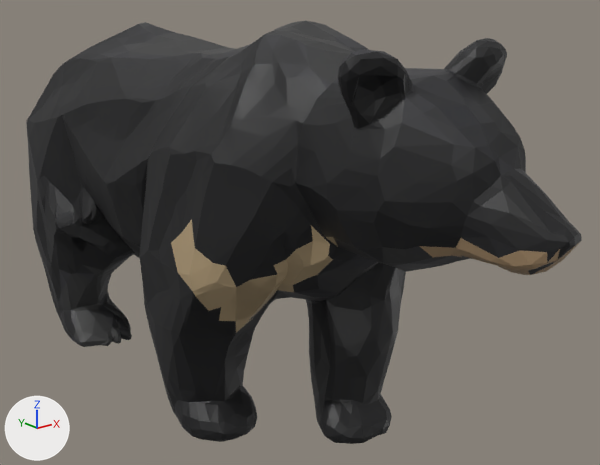
An edit to the glTF model src/assets/bears/tsuki.glb, drawn before and after from the same camera.
The view is the same before and after, from a 50 mm lens placed at (-1.93, -3.08, 1.79), pointed at (0.14, -0.49, 0.75). Lighting does not change. The marker at lower left points along +X, +Y and +Z. The older version comes first. Vertices at exactly the same position are counted once.

Script lines for the objects in view, before the commit:
```python
me_body = bpy.data.meshes.new('body')
me_body.from_pydata(...)  # 1942 vertices, 3751 faces; spans x -0.53..0.53, y -1.83..1.12, z 0.5..1.62
me_body.materials.append(mat_defaultmaterial)
me_legfr = bpy.data.meshes.new('legFR')
me_legfr.from_pydata(...)  # 293 vertices, 528 faces; spans x -0.215..0.265, y -0.243..0.447, z -0.828..-0.023
me_legfr.materials.append(mat_defaultmaterial_002)
me_leghl = bpy.data.meshes.new('legHL')
me_leghl.from_pydata(...)  # 559 vertices, 1011 faces; spans x -0.24..0.345, y -0.862..0.554, z -0.825..-0.012
me_leghl.materials.append(mat_defaultmaterial_003)
ob_body = bpy.data.objects.new('body', me_body)
ob_body.location = (0.0, 0.0, 0.0)
ob_legfr = bpy.data.objects.new('legFR', me_legfr)
ob_legfr.location = (0.192, -0.771, 0.828)
ob_leghl = bpy.data.objects.new('legHL', me_leghl)
ob_leghl.location = (-0.293, 0.473, 0.828)
# also in view: 'legFL' at (-0.24, -0.66, 0.39)
```
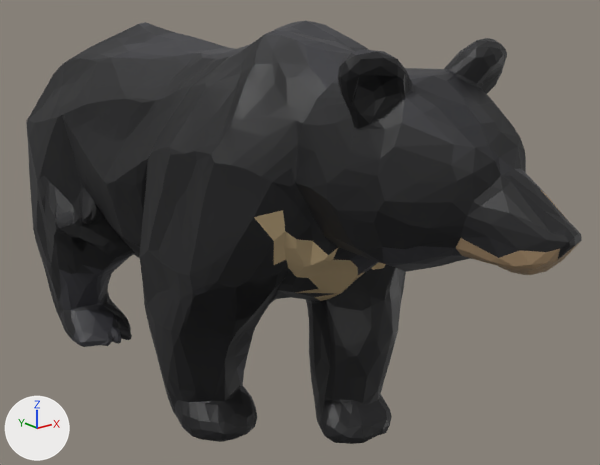
What differs and where, as boxes [x1, y1, x2, y2] in the pictures (600 x 465 px):
part 1 of me_body, recoloured
    both: [254, 190, 560, 300]
part 2 of me_body, recoloured (beige to black)
    both: [171, 219, 462, 321]

What the commit changed:
me_body has 1942 vertices, 3751 faces and spans x -0.53..0.53, y -1.83..1.12, z 0.5..1.62.
me_body is used by ob_body; location (0.0, 0.0, 0.0).
me_body part 1: 127 faces centred in x -0.35..0.35, y -1.79..-0.84, z 0.61..1.15 are repainted in the vertex colours; the middle colour goes from black #131315 to beige #b9a27b.
me_body part 2: 65 faces centred in x -0.52..0.15, y -1.61..-0.58, z 0.59..1.16 are repainted in the vertex colours; the middle colour goes from beige #aa9573 to black #121215.
